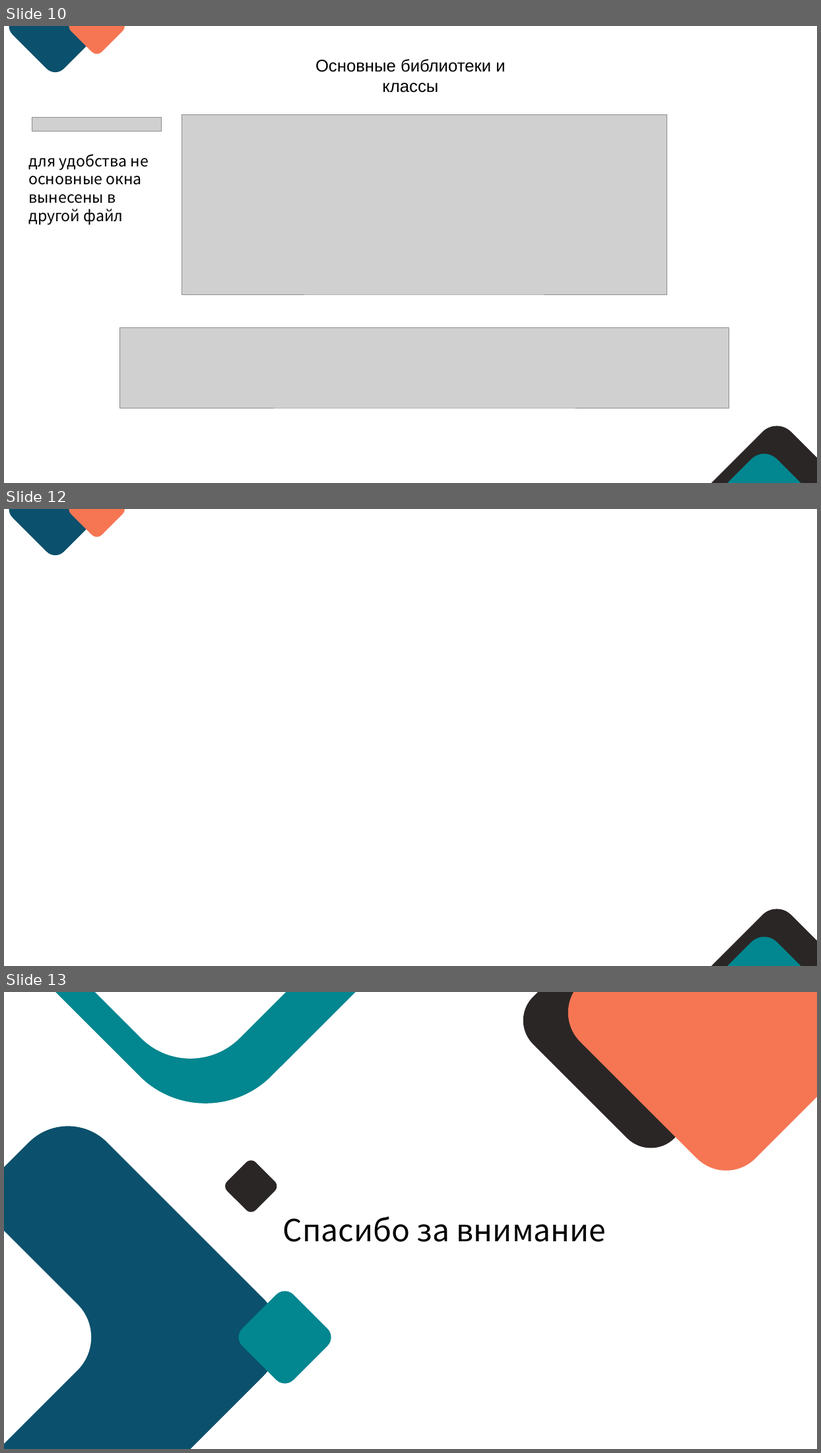
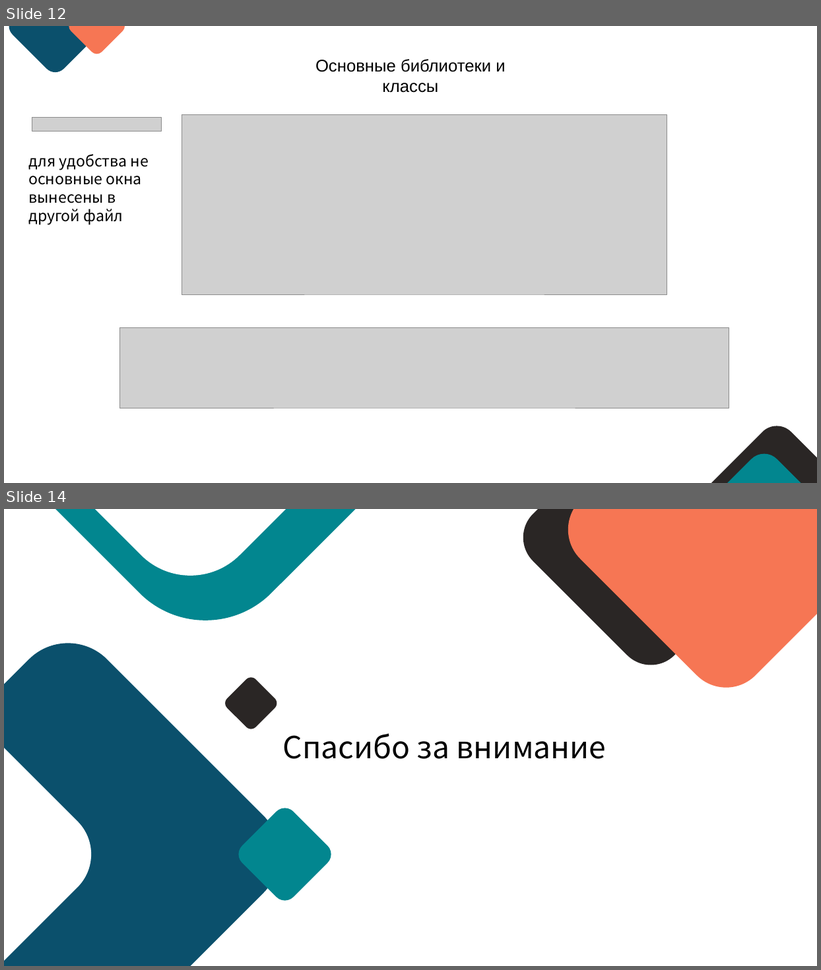
Before and after one commit to Listoker/starve_survival, a slide deck: проект starvesurvival.pptx. Shown one above the other, each under a label of ours: slides 10, 12 and 13 before the commit, slides 12 and 14 after it; the slides between them are not shown. The pictures are 821x1453 and 821x970 pixels, drawn with LibreOffice and Linux fonts; fonts in the diff are those of the drawing; grey boxes stand for pictures. Boxes give left, top, right and bottom in pixels: in the first picture for what was removed or moved away, otherwise in the second. Text is boxed around its words. In the diff, an @@ line names an element or a change of style, - is before the commit and + after.

```diff
--- a/проект starvesurvival.pptx
+++ b/проект starvesurvival.pptx
@@ slide 12 removed at box(4, 509, 817, 966), background #FFFFFF @@
@@ freeform shape removed at box(9, 509, 102, 555) @@
@@ freeform shape removed at box(69, 509, 125, 537) @@
@@ freeform shape removed at box(712, 909, 817, 966) @@
@@ freeform shape removed at box(727, 937, 801, 966) @@
@@ what was slide 10 is now slide 12 @@
@@ what was slide 13 is now slide 14 @@
```
Also in this commit, not shown: 7 slides changed, 4 slides added, 2 other slides removed, 2 other files.
